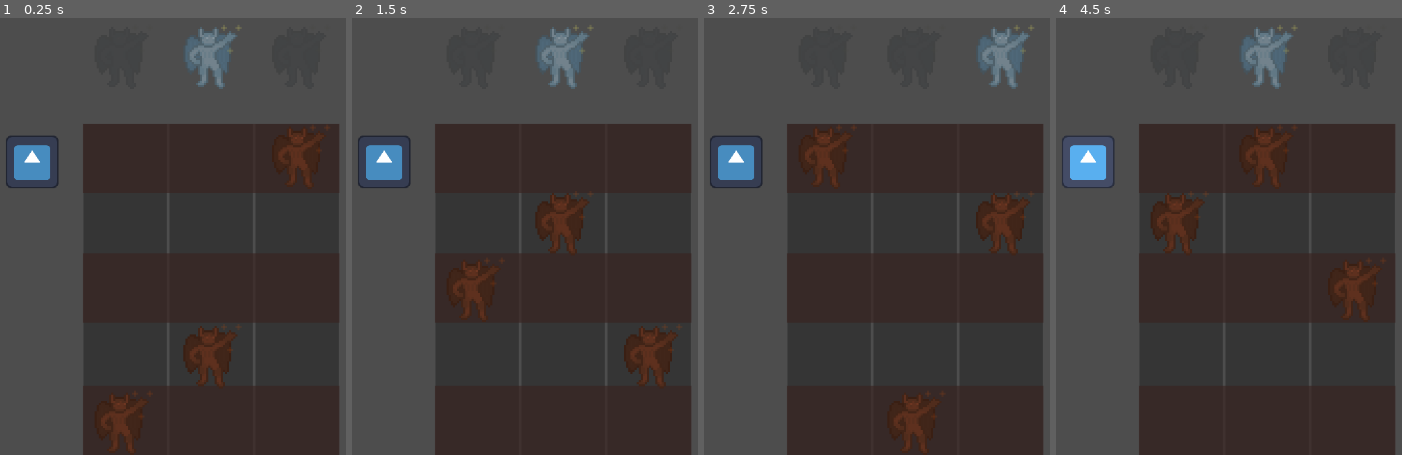
Above: before the commit, frames 1-4 (left to right).
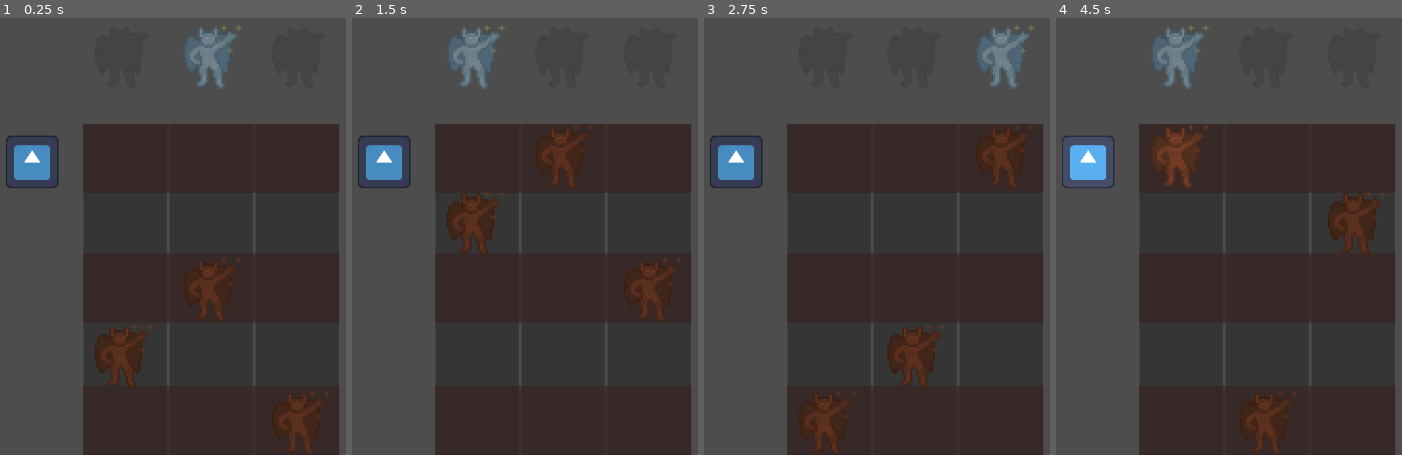
Above: after the commit, the same moments.

Repository: bloshko/rave-keeper
Game: Godot game, scene res://prototyping/bpm_lab.tscn
Two runs of this game, one before a commit and one after it. Both use one fixed random seed, a clock stepped at 60 frames per second and the inputs below. The engine's default icon, where the game draws it, is replaced by a stand-in: a white triangle on a blue panel in a dark square.
Inputs:
- Up to frame 1 (0.25 s): no input
- Up to frame 2 (1.5 s): tap Enter at 0.5 s; hold Right (ui_right) 0.53-1.28 s; hold Left (ui_left) from 1.28 s (still down)
- Up to frame 3 (2.75 s): tap Space at 2 s; release Left (ui_left) at 2.03 s; hold Right (ui_right) from 2.03 s (still down)
- Up to frame 4 (4.5 s): tap Enter at 2.75 s; release Right (ui_right) at 3.53 s; hold Left (ui_left) from 3.53 s (still down); tap Space at 4.25 s

The runs differ from the first frame. In frame 1, 5.1% of the frame differs, in the area x 27-95%, y 24-100%; in frame 2, 8.5%, in the area x 27-95%, y 1-85%; in frame 3, 5.1%; in frame 4, 8.1%.

Commit message:
Stings and new music

Diff:
--- a/prototyping/bpm_lab.tscn
+++ b/prototyping/bpm_lab.tscn
@@ -1,11 +1,12 @@
-[gd_scene load_steps=7 format=3 uid="uid://yuyjg6el1hud"]
+[gd_scene load_steps=8 format=3 uid="uid://yuyjg6el1hud"]
 
 [ext_resource type="Texture2D" uid="uid://d3iolkpn1ow8v" path="res://graphics/gargy.png" id="1_1dxx3"]
 [ext_resource type="Script" uid="uid://c3c8fhnk1tjuq" path="res://prototyping/player.gd" id="1_h7don"]
 [ext_resource type="Script" uid="uid://c7mpkeu1ur4t5" path="res://prototyping/evil.gd" id="3_53qao"]
-[ext_resource type="AudioStream" uid="uid://brcg3410gro64" path="res://audio/test1.ogg" id="3_aetn8"]
 [ext_resource type="Texture2D" uid="uid://uwpiscipjlho" path="res://icon.svg" id="3_t5ujd"]
 [ext_resource type="Script" uid="uid://cjrtt4vyburuq" path="res://prototyping/music_manager.gd" id="4_53qao"]
+[ext_resource type="AudioStream" uid="uid://y1regmghqvhg" path="res://audio/ravekeeper_level1.ogg" id="6_q5qk3"]
+[ext_resource type="AudioStream" uid="uid://dss0sj76b43hv" path="res://audio/ravekeeper_level1_sting.ogg" id="7_kf62a"]
 
 [node name="BPMLab" type="Node2D"]
 
@@ -113,6 +114,8 @@
 script = ExtResource("4_53qao")
 move_step = 2
 
-[node name="AudioStreamPlayer" type="AudioStreamPlayer" parent="MusicManager"]
-stream = ExtResource("3_aetn8")
-autoplay = true
+[node name="Backing" type="AudioStreamPlayer" parent="MusicManager"]
+stream = ExtResource("6_q5qk3")
+
+[node name="Stings" type="AudioStreamPlayer" parent="MusicManager"]
+stream = ExtResource("7_kf62a")
--- a/prototyping/evil.gd
+++ b/prototyping/evil.gd
@@ -1,4 +1,6 @@
 extends Sprite2D
+
+@onready var musicman = $"../../MusicManager"
 
 @export var start_offset: int
 
@@ -17,3 +19,11 @@
 
 func update_position():
 	global_position = Vector2(initial_pos.x, initial_pos.y - 96 * step_idx)
+	if step_idx == 4:
+		die()
+
+func die():
+	var tween = create_tween()
+	modulate = Color.WHITE * 1.3
+	tween.tween_property(self, 'modulate', Color.WHITE, .2)
+	musicman.sting()
--- a/prototyping/music_manager.gd
+++ b/prototyping/music_manager.gd
@@ -2,7 +2,8 @@
 
 signal beat
 
-@onready var music = $AudioStreamPlayer
+@onready var music_back = $Backing
+@onready var music_sting = $Stings
 @onready var indicator = $"../Icon"
 
 @export var move_step: int
@@ -17,8 +18,10 @@
 
 func _process(delta: float) -> void:
 	# Start the song here, so we know the exact tick it's called
-	if not music.playing:
-		music.play()
+	if not music_back.playing:
+		music_back.play()
+		music_sting.play()
+		music_sting.volume_linear = 0
 		flash_indicator()
 		elapsed = 0
 	else:
@@ -32,3 +35,12 @@
 	var tween = create_tween()
 	tween.tween_property(indicator, 'self_modulate', Color.WHITE, .1)
 	beat.emit()
+
+func sting():
+	if not music_sting:
+		return
+
+	music_sting.volume_linear = 1.0
+	var tween = create_tween()
+	tween.tween_interval(.2)
+	tween.chain().tween_property(music_sting, 'volume_linear', 0, .1)
--- a/prototyping/player.gd
+++ b/prototyping/player.gd
@@ -11,10 +11,16 @@
 
 func _input(event: InputEvent) -> void:
 	if event.is_action_pressed('ui_left'):
-		slot_idx = clampi(slot_idx - 1, 0, 2)
+		slot_idx = 0
 		update_position()
 	if event.is_action_pressed('ui_right'):
-		slot_idx = clampi(slot_idx + 1, 0, 2)
+		slot_idx = 2
+		update_position()
+	if event.is_action_released('ui_left'):
+		slot_idx = 1
+		update_position()
+	if event.is_action_released('ui_right'):
+		slot_idx = 1
 		update_position()
 
 func update_position():
Not shown, added: audio/ravekeeper_level1.ogg.import
Not shown, added: audio/ravekeeper_level1_sting.ogg.import
Not shown, added: audio/ravekeeper_vorspiel.ogg.import
Not shown, added: audio/ravekeeper_level1.ogg
Not shown, added: audio/ravekeeper_level1_sting.ogg
Not shown, added: audio/ravekeeper_vorspiel.ogg
